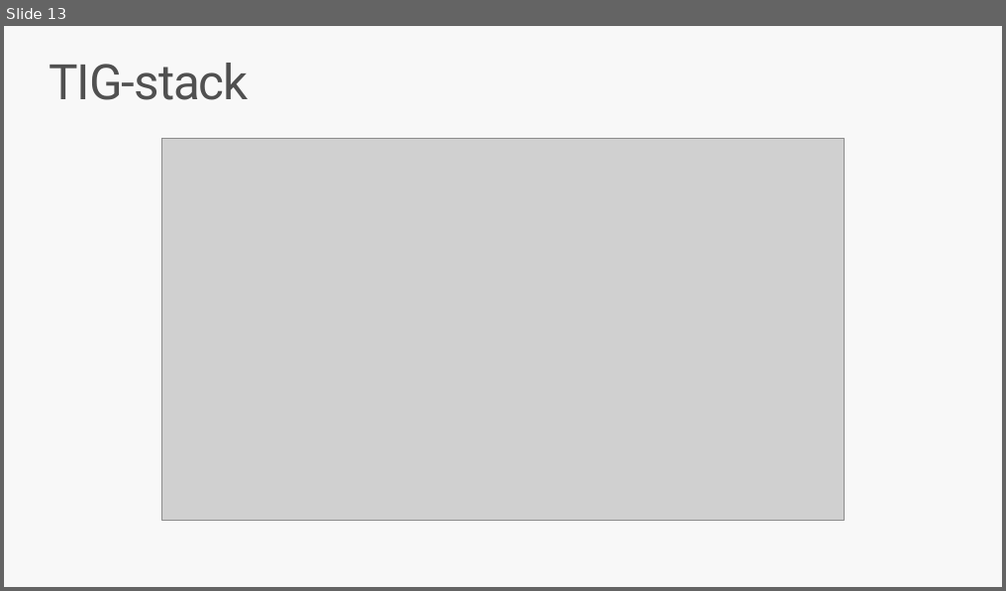
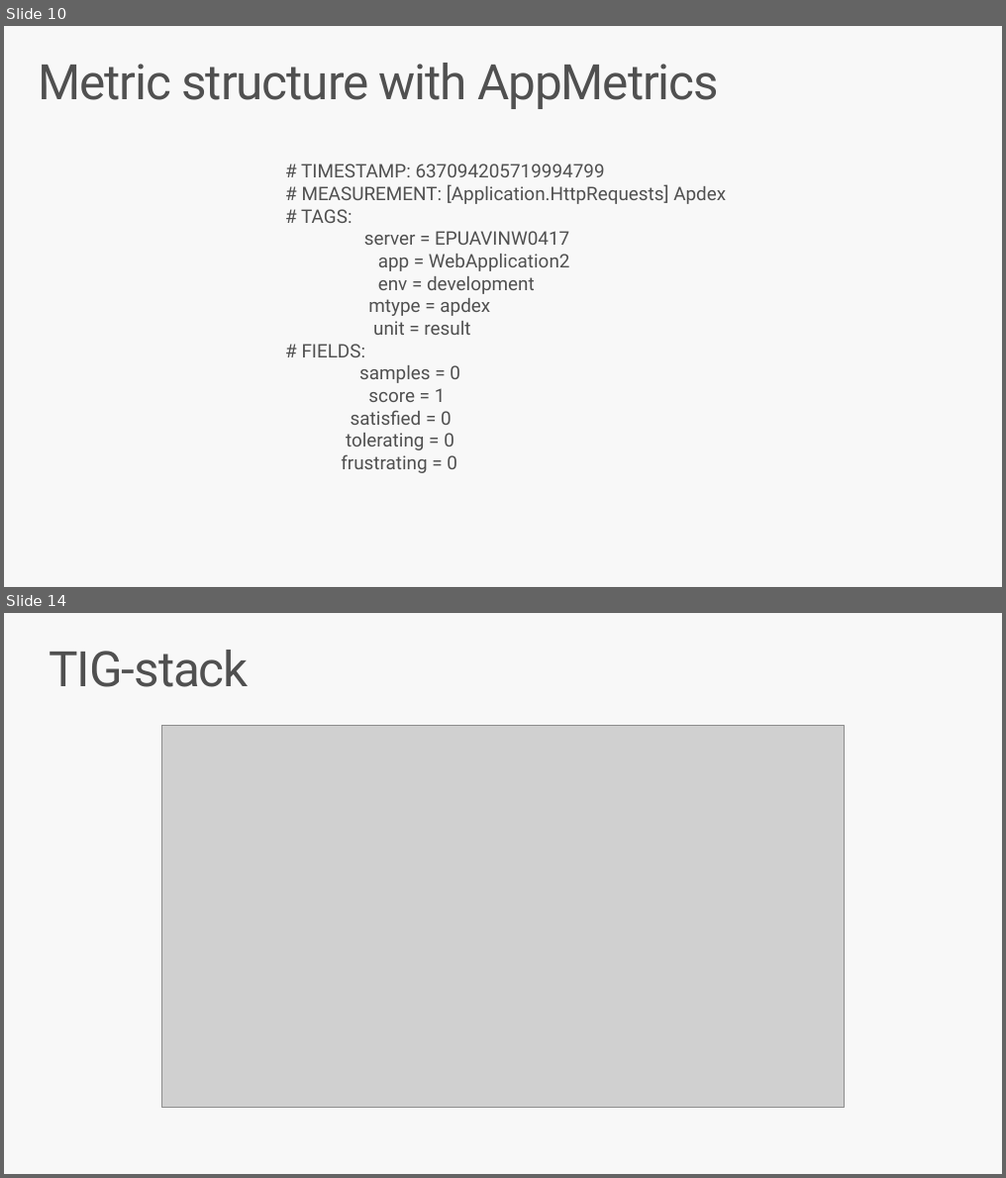
Before and after one commit to DudnykOleksandr/HealthMonitoring, a slide deck: docs/HealthMonitoring.pptx. Shown one above the other, each under a label of ours: slide 13 before the commit, slides 10 and 14 after it; the slides between them are not shown. The pictures are 1006x591 and 1006x1178 pixels, drawn with LibreOffice and Linux fonts; fonts in the diff are those of the drawing; grey boxes stand for pictures. Boxes give left, top, right and bottom in pixels: in the first picture for what was removed or moved away, otherwise in the second. Text is boxed around its words. In the diff, an @@ line names an element or a change of style, - is before the commit and + after.

```diff
--- a/docs/HealthMonitoring.pptx
+++ b/docs/HealthMonitoring.pptx
@@ slide 10 added at (x1=4, y1=26, x2=1002, y2=587), background #F8F8F8 @@
@@ title added at (x1=38, y1=63, x2=719, y2=109), 47 pt, text #505050 @@
+Metric structure with AppMetrics
@@ text added at (x1=301, y1=164, x2=726, y2=473), 18 pt, text #505050 @@
+# TIMESTAMP: 637094205719994799
+# MEASUREMENT: [Application.HttpRequests] Apdex
+# TAGS:
+server = EPUAVINW0417
+app = WebApplication2
+env = development
+mtype = apdex
+unit = result
+# FIELDS:
+samples = 0
+score = 1
+satisfied = 0
+tolerating = 0
+frustrating = 0
@@ what was slide 13 is now slide 14 @@
```
Also in this commit, not shown: 13 slides changed, 1 other file.
